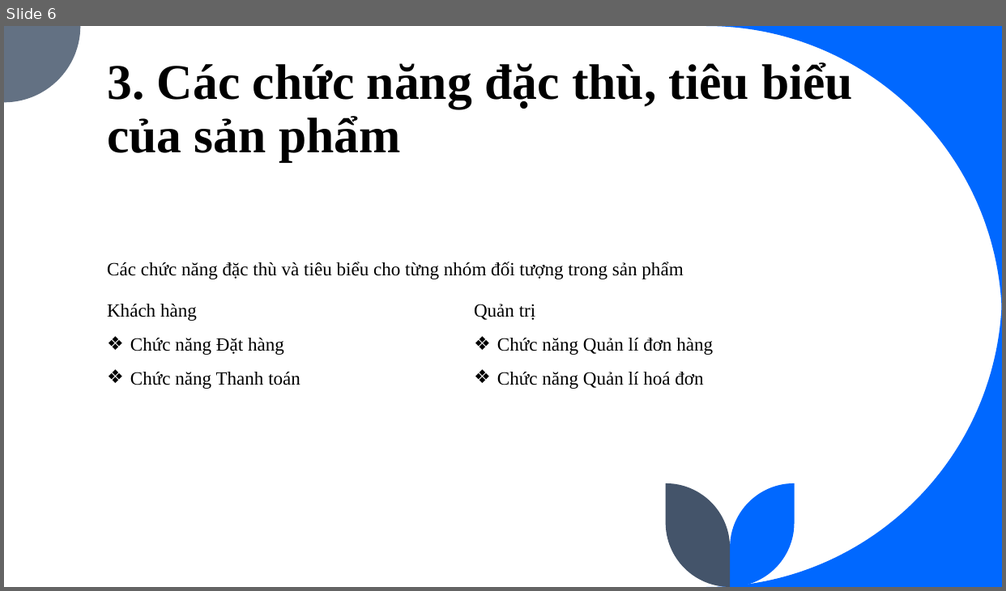
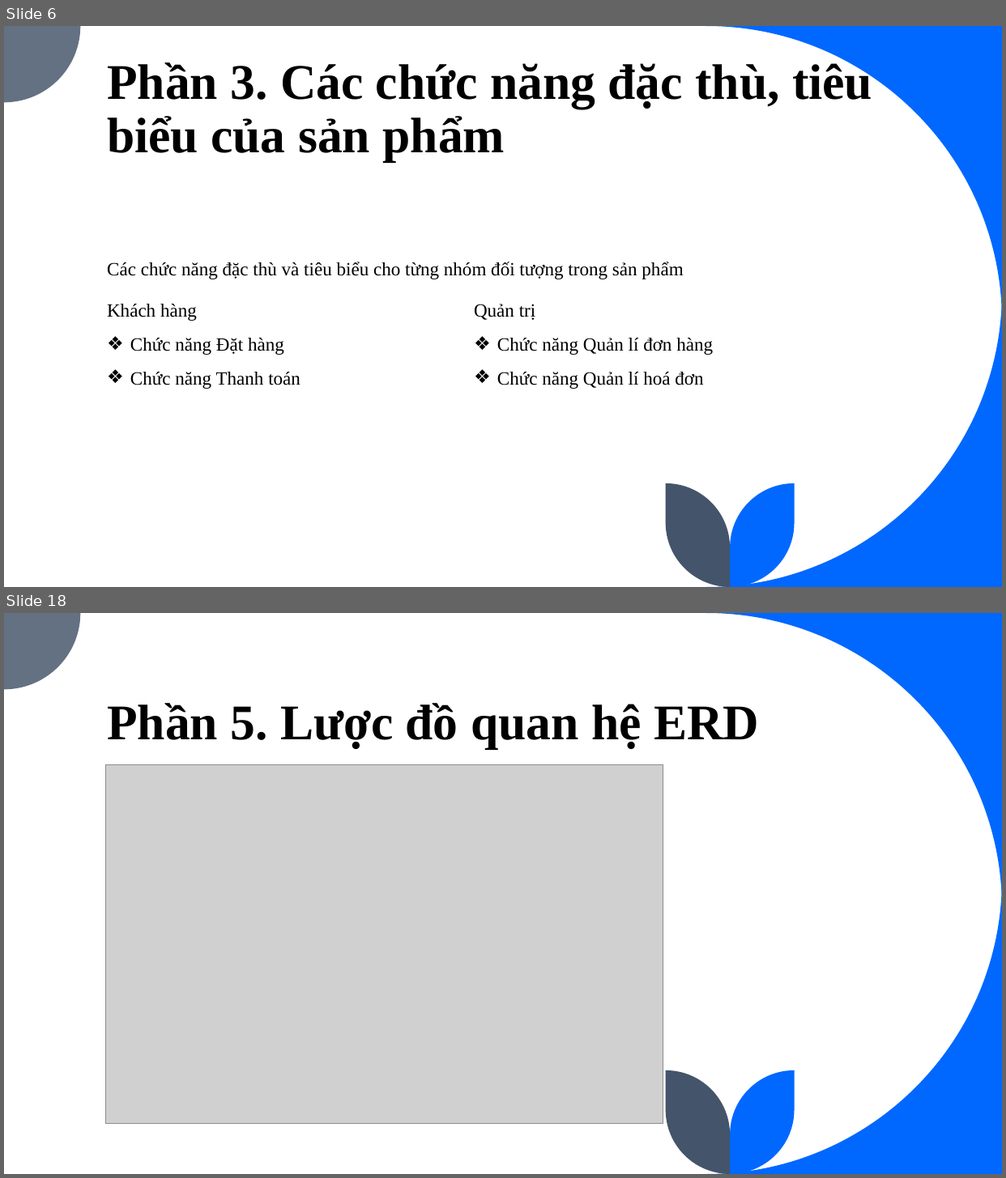
Before and after one commit to EdgarIgnite16/SGU-Course, a slide deck: Nam3_HK1/CNPM_SoftTech/N6_ECommerce_Fashion247.pptx. Shown one above the other, each under a label of ours: slide 6 before the commit, slides 6 and 18 after it; the slides between them are not shown. The pictures are 1006x591 and 1006x1178 pixels, drawn with LibreOffice and Linux fonts; fonts in the diff are those of the drawing; grey boxes stand for pictures. Boxes give left, top, right and bottom in pixels: in the first picture for what was removed or moved away, otherwise in the second. Text is boxed around its words. In the diff, an @@ line names an element or a change of style, - is before the commit and + after.

```diff
--- a/Nam3_HK1/CNPM_SoftTech/N6_ECommerce_Fashion247.pptx
+++ b/Nam3_HK1/CNPM_SoftTech/N6_ECommerce_Fashion247.pptx
@@ slide 18 added at (x1=4, y1=613, x2=1002, y2=1174), background #FFFFFF; not listed: 5 template elements that a slide beside it also shows @@
@@ title added at (x1=107, y1=703, x2=759, y2=749), 48 pt, text #000000, bold @@
+Phần 5. Lược đồ quan hệ ERD
@@ picture added at (x1=105, y1=765, x2=663, y2=1123) @@
@@ slide 6 changed as well @@
@@ title at (x1=107, y1=60, x2=872, y2=162): text changed @@
-3. Các chức năng đặc thù, tiêu biểu của sản phẩm
+Phần 3. Các chức năng đặc thù, tiêu biểu của sản phẩm
```
Also in this commit, not shown: 4 other slides changed, 13 other slides added, 13 slides removed, 3 other files.
